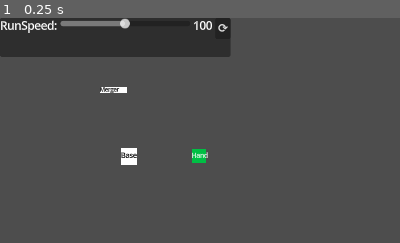
Above: before the commit, frame 1.
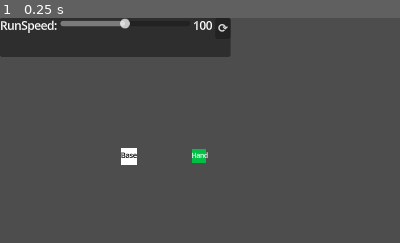
Above: after the commit, the same moment.

Repository: hpi-swa-lab/godot-pronto
Game: Godot game, scene res://prototypes/i4w1-opus-magnum/opus-magnum.tscn
Two runs of this game, one before a commit and one after it. Both use one fixed random seed, a clock stepped at 60 frames per second and the inputs below. The project has no main scene, so this scene is started directly.
Inputs:
- Up to frame 1 (0.25 s): no input
The pictures show only the part of the screen within x 0-50%, y 0-50%; the shares and areas given below are measured in that part.

The runs differ from the first frame. In frame 1, 0.2% of the frame differs, in the area x 25-32%, y 30-34%.

Commit message:
spawn merger with M

Diff:
--- a/prototypes/i4w1-opus-magnum/opus-magnum.tscn
+++ b/prototypes/i4w1-opus-magnum/opus-magnum.tscn
@@ -935,6 +935,30 @@
 deferred = false
 enabled = true
 
+[sub_resource type="GDScript" id="GDScript_lh4a1"]
+script/source = "@tool
+extends U
+@warning_ignore(\"unused_parameter\")
+func run(from, to):
+	return true
+"
+
+[sub_resource type="Resource" id="Resource_rq0hp"]
+script = ExtResource("5_drryg")
+nested_script = SubResource("GDScript_lh4a1")
+argument_names = ["from", "to"]
+return_value = true
+
+[sub_resource type="Resource" id="Resource_6akkc"]
+script = ExtResource("6_j0vsh")
+signal_name = "just_down"
+to = NodePath("..")
+invoke = "spawn_at"
+arguments = [SubResource("Resource_g8dfc")]
+only_if = SubResource("Resource_rq0hp")
+deferred = false
+enabled = true
+
 [sub_resource type="GDScript" id="GDScript_12ds5"]
 script/source = "@tool
 extends U
@@ -994,27 +1018,41 @@
 deferred = false
 enabled = true
 
-[sub_resource type="GDScript" id="GDScript_lh4a1"]
-script/source = "@tool
-extends U
-@warning_ignore(\"unused_parameter\")
-func run(from, to):
-	return true
-"
-
-[sub_resource type="Resource" id="Resource_rq0hp"]
-script = ExtResource("5_drryg")
-nested_script = SubResource("GDScript_lh4a1")
-argument_names = ["from", "to"]
-return_value = true
-
-[sub_resource type="Resource" id="Resource_6akkc"]
+[sub_resource type="GDScript" id="GDScript_861ow"]
+script/source = "@tool
+extends U
+@warning_ignore(\"unused_parameter\")
+func run(from, to):
+	return to.get_global_mouse_position()
+"
+
+[sub_resource type="Resource" id="Resource_mqwwa"]
+script = ExtResource("5_drryg")
+nested_script = SubResource("GDScript_861ow")
+argument_names = ["from", "to"]
+return_value = true
+
+[sub_resource type="GDScript" id="GDScript_m06xy"]
+script/source = "@tool
+extends U
+@warning_ignore(\"unused_parameter\")
+func run(from, to):
+	return true
+"
+
+[sub_resource type="Resource" id="Resource_tu6ff"]
+script = ExtResource("5_drryg")
+nested_script = SubResource("GDScript_m06xy")
+argument_names = ["from", "to"]
+return_value = true
+
+[sub_resource type="Resource" id="Resource_afruf"]
 script = ExtResource("6_j0vsh")
 signal_name = "just_down"
 to = NodePath("..")
 invoke = "spawn_at"
-arguments = [SubResource("Resource_g8dfc")]
-only_if = SubResource("Resource_rq0hp")
+arguments = [SubResource("Resource_mqwwa")]
+only_if = SubResource("Resource_tu6ff")
 deferred = false
 enabled = true
 
@@ -1261,20 +1299,6 @@
 key = "R"
 metadata/pronto_connections = [SubResource("Resource_ol7wp")]
 
-[node name="Merger" type="Area2D" parent="."]
-position = Vector2(163, 104)
-
-[node name="Placeholder" type="Node2D" parent="Merger"]
-script = ExtResource("1_cm6jg")
-label = "Merger"
-placeholder_size = Vector2(39, 8)
-
-[node name="Collision" type="Node2D" parent="Merger"]
-position = Vector2(-15, 48)
-script = ExtResource("3_8q8n7")
-limit_to_group = "molecules"
-metadata/pronto_connections = [SubResource("Resource_1v4n2")]
-
 [node name="PositionMarker" type="Marker2D" parent="."]
 unique_name_in_owner = true
 position = Vector2(0, 601)
@@ -1328,3 +1352,27 @@
 float_to = 200.0
 float_value = 100.0
 float_step_size = 1.0
+
+[node name="MergerSpawner" type="Node2D" parent="."]
+position = Vector2(547, 475)
+script = ExtResource("1_ggulk")
+
+[node name="Merger" type="Area2D" parent="MergerSpawner"]
+position = Vector2(51, -75)
+
+[node name="Placeholder" type="Node2D" parent="MergerSpawner/Merger"]
+script = ExtResource("1_cm6jg")
+label = "Merger"
+placeholder_size = Vector2(39, 8)
+
+[node name="Collision" type="Node2D" parent="MergerSpawner/Merger"]
+position = Vector2(4, 47)
+script = ExtResource("3_8q8n7")
+limit_to_group = "molecules"
+metadata/pronto_connections = [SubResource("Resource_1v4n2")]
+
+[node name="Key" type="Node2D" parent="MergerSpawner"]
+position = Vector2(-59, -33)
+script = ExtResource("9_adfup")
+key = "M"
+metadata/pronto_connections = [SubResource("Resource_afruf")]
Not shown: 1 places in prototypes/i4w1-opus-magnum/opus-magnum.tscn that only renumber resources
